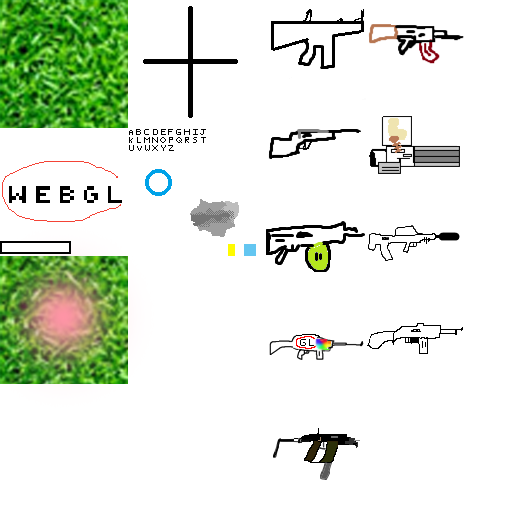
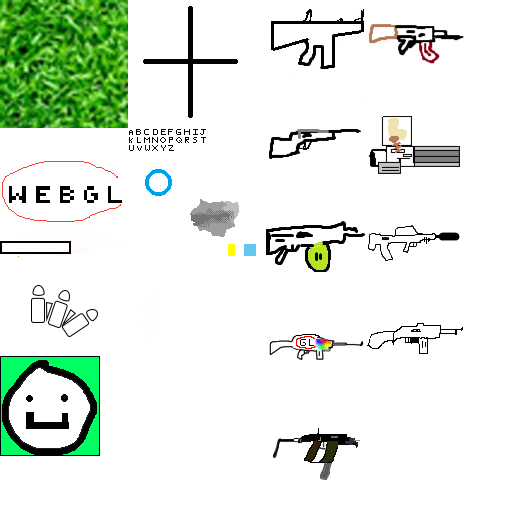
Two versions of the same layered image (512×512). Layer-by-layer changes:
added layer "Rectangle 4" above "Polygon 1" over [0, 356, 100, 456]
added layer "Polygon 1" (1st of 2) above "Polygon 1" over [61, 309, 76, 327]
added layer "Polygon 1" (2nd of 2) above "boolet" over [46, 302, 53, 322]
added layer "boolet" (1st of 3) above "boolet" over [48, 290, 70, 328]
added layer "boolet" (2nd of 3) above "boolet" over [62, 309, 98, 337]
added layer "boolet" (3rd of 3) above "vector" over [31, 285, 45, 323]
painted on "Layer 2" over [0, 247, 142, 403]
